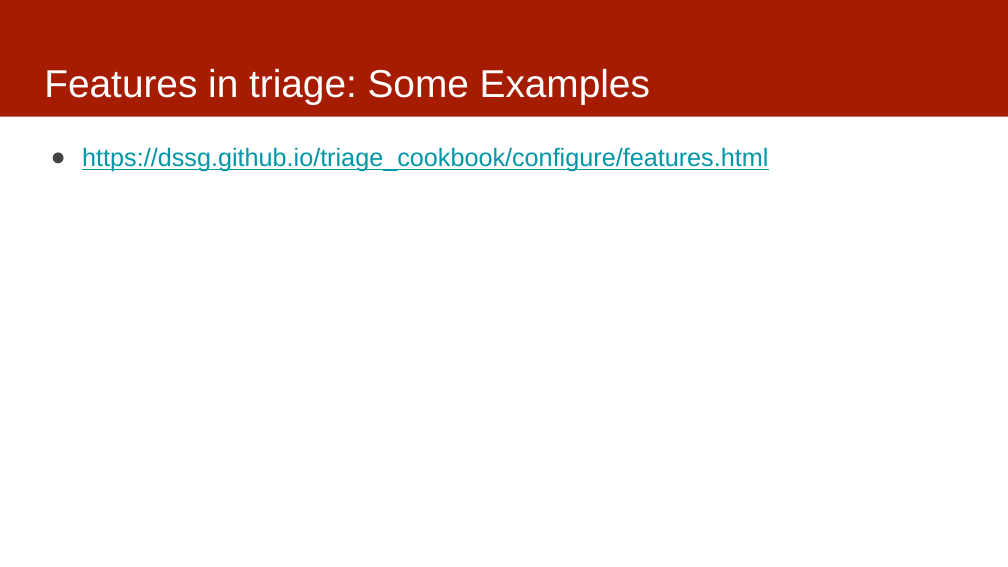
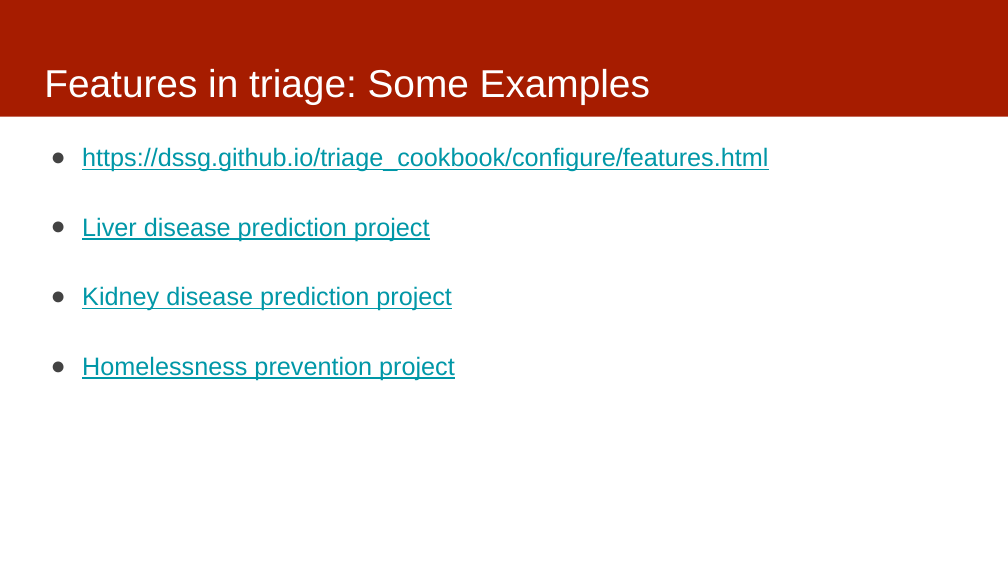
Before and after one commit to dssg/mlforpublicpolicylab, a slide deck: slide 25 of Lectures/12-features-and-imputation.pptx (slide 24 before the commit). Drawn at 1008x567 pixels with LibreOffice and Linux fonts; fonts in the diff are those of the drawing. Boxes give left, top, right and bottom in pixels: in the first picture for what was removed or moved away, otherwise in the second. Text is boxed around its words. In the diff, an @@ line names an element or a change of style, - is before the commit and + after.

```diff
--- a/Lectures/12-features-and-imputation.pptx
+++ b/Lectures/12-features-and-imputation.pptx
@@ text at <box>82,217,455,381</box>: paragraphs added @@
+● Liver disease prediction project
+● Kidney disease prediction project
+● Homelessness prevention project
```
Also in this commit, not shown: 2 other slides changed, 3 slides added.
